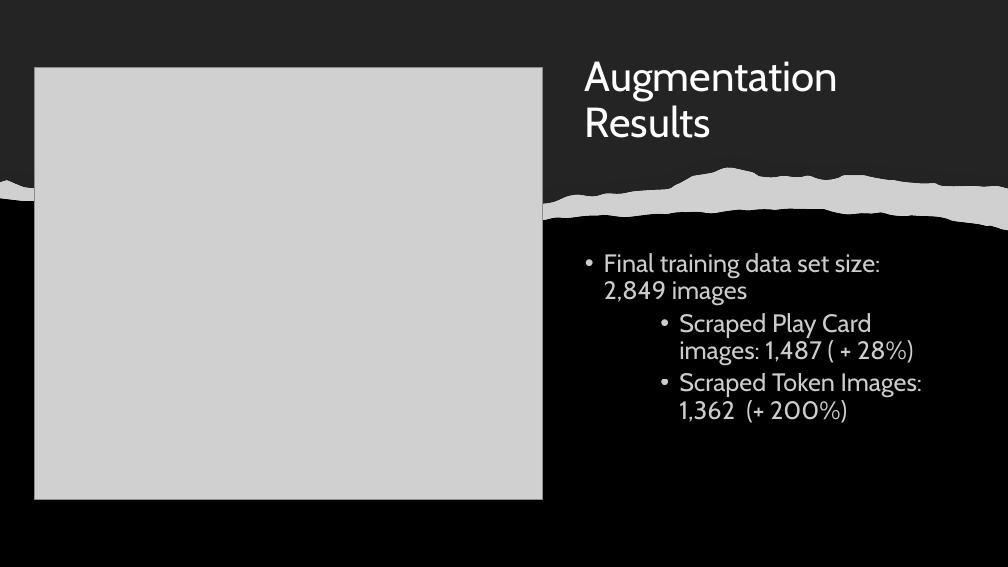
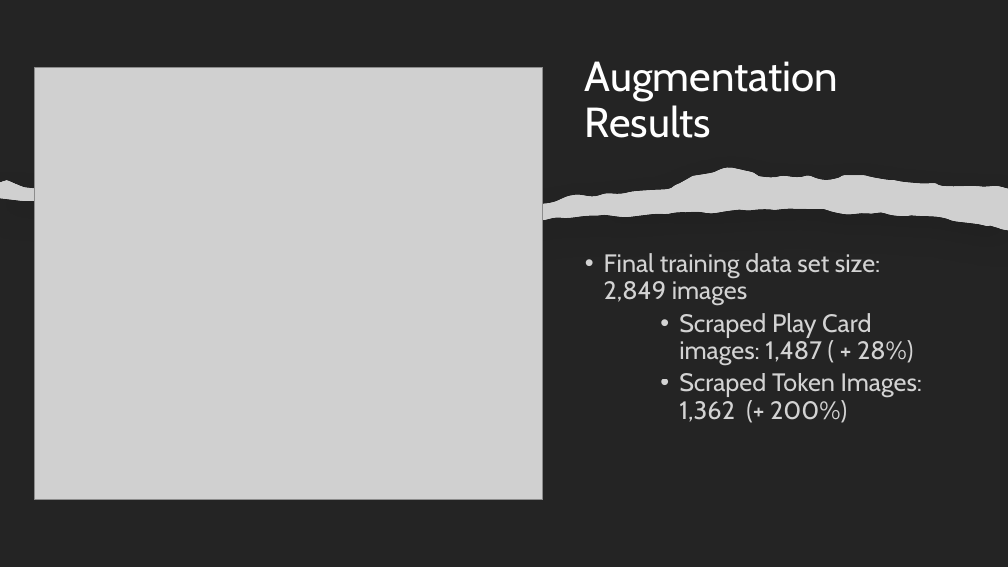
Before and after one commit to valdesgabriel/mtg-image-classification, a slide deck: slide 8 of presentation/Binary Image Classification Presentation.pptx. Drawn at 1008x567 pixels with LibreOffice and Linux fonts; fonts in the diff are those of the drawing; grey boxes stand for pictures. Boxes give left, top, right and bottom in pixels: in the first picture for what was removed or moved away, otherwise in the second. Text is boxed around its words. In the diff, an @@ line names an element or a change of style, - is before the commit and + after.

```diff
--- a/presentation/Binary Image Classification Presentation.pptx
+++ b/presentation/Binary Image Classification Presentation.pptx
@@ background #000000 to #242424 @@
```
Also in this commit, not shown: 4 other slides changed, 4 slides added, 2 slides removed.
